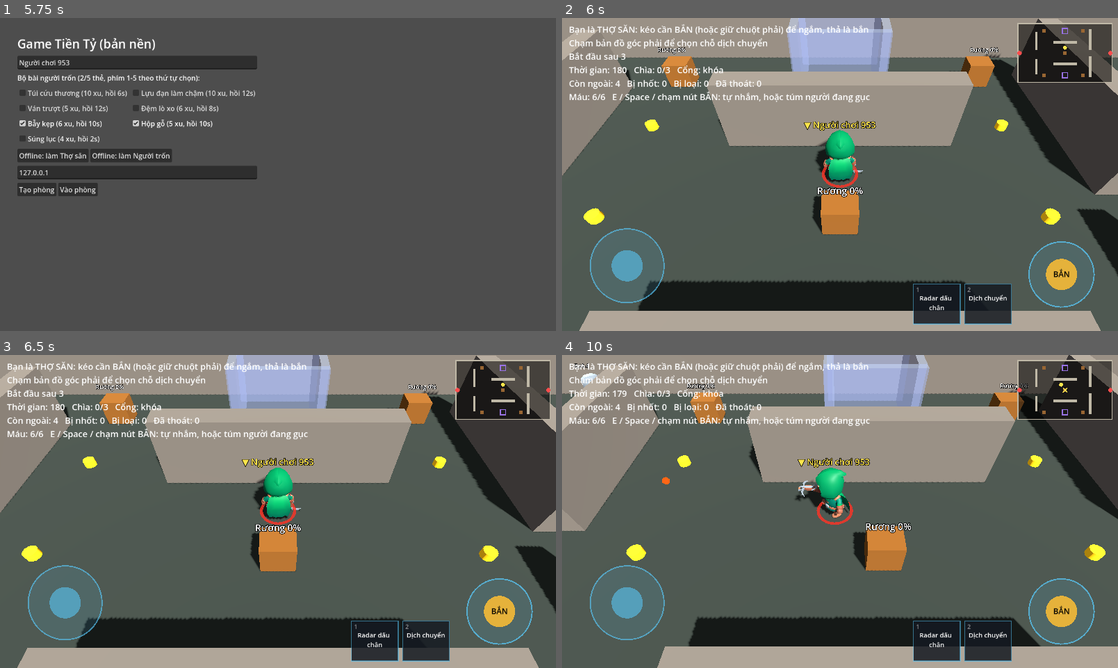
Above: before the commit, frames 1-4 (two rows, left to right).
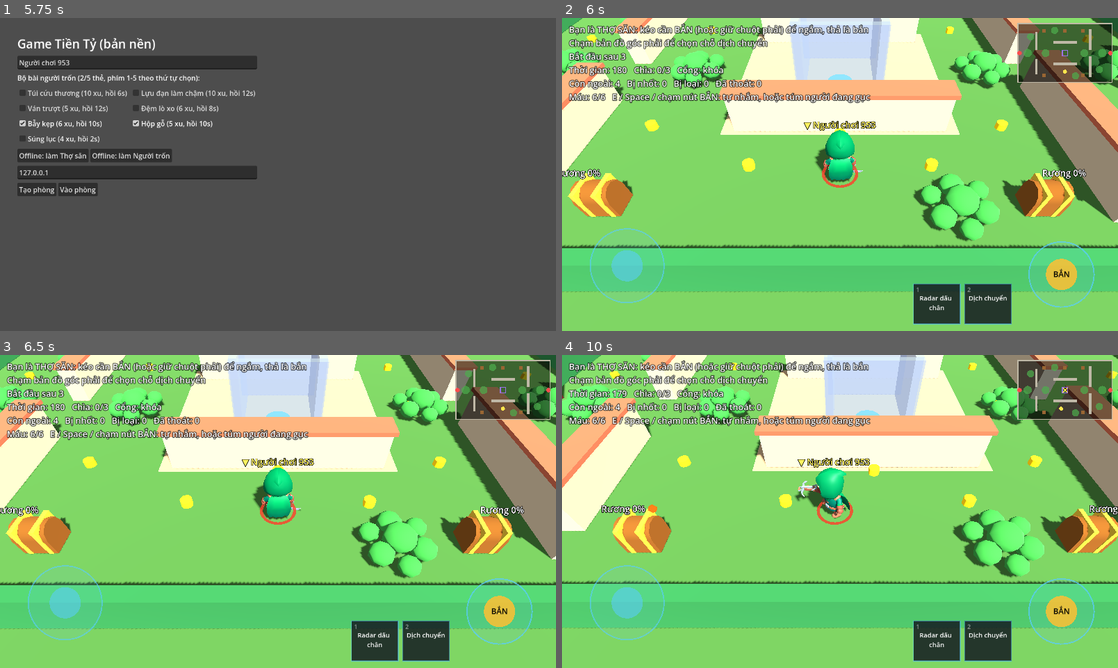
Above: after the commit, the same moments.

Repository: quanace11/gametienty
Game: Godot game, scene res://main.tscn
Same seed, same stepped clock (60 frames per second), same inputs: the game is played once before the commit and once after it.
Inputs (mouse positions are in pixels of both pictures, inside the frame that each line leads up to):
- Up to frame 1 (5.75 s): click "Túi cứu thương (10 xu, hồi 6s)" at 0.5 s; click "Lựu đạn làm chậm (10 xu, hồi …" at 1.25 s; click "Ván trượt (5 xu, hồi 12s)" at 2 s; click "Đệm lò xo (6 xu, hồi 8s)" at 2.75 s; click "Bẫy kẹp (6 xu, hồi 10s)" at 3.5 s; click "Hộp gỗ (5 xu, hồi 10s)" at 4.25 s; click "Súng lục (4 xu, hồi 2s)" at 5 s
- Up to frame 2 (6 s): click "Offline: làm Thợ săn" at 5.75 s
- Up to frame 3 (6.5 s): no input
- Up to frame 4 (10 s): drag from (1062, 389) to (895, 442) at 6.52 s; drag from (728, 527) to (812, 574) at 7.27 s; move the mouse to (895, 442) at 8.02 s; hold D (move_right) 8.03-8.75 s; tap Q at 8.1 s; drag from (812, 574) to (673, 464) at 8.77 s; move the mouse to (1006, 558) at 9.52 s; hold A (move_left) from 9.53 s (still down); tap F at 9.6 s; tap Space at 9.77 s

Frame 1 is identical in both runs. In frame 2, 95% of the frame differs, in the area x 0-100%, y 0-100%; in frame 3, 95%; in frame 4, 96%.

Commit message:
Hai nhân vật chibi, map chibi, nhà tù giữa map, bụi cây để nấp
- Thợ săn: KayKit Rogue_Hooded cầm nỏ; người trốn: KayKit Knight
- Map dựng bằng code theo phong cách chibi: sân cỏ, tường thấp mái ngói, hàng rào cây, cây
- Nhà tù dời ra chính giữa map
- Bụi cây: phe kia không thấy người nấp trừ khi đứng cùng bụi; server
  gửi snapshot riêng từng máy, người bị che gửi null

Co-Authored-By: Claude Opus 5.5 (1M context) <noreply@anthropic.com>
Claude-Session: https://claude.ai/code/session_01PZHPhokRVwCGpRS8Jn3sKo

Diff:
--- a/AI/bot_input_source.gd
+++ b/AI/bot_input_source.gd
@@ -235,8 +235,10 @@
 		func(c: Node3D) -> Vector2: return _flat(c.global_position))
 
 
+## Nhân vật bot này thấy được (người phe kia nấp trong bụi cây thì không thấy).
 func _entities() -> Array:
-	return entity.get_tree().get_nodes_in_group(GameTypes.GROUP_ENTITIES)
+	return entity.get_tree().get_nodes_in_group(GameTypes.GROUP_ENTITIES).filter(
+		func(e: EntityBase) -> bool: return GameState.can_see(entity.peer_id, e.peer_id))
 
 
 func _escapees_where(filter: Callable) -> Array:
--- a/Core/game_state.gd
+++ b/Core/game_state.gd
@@ -36,6 +36,9 @@
 var _aim_points := {} # chỉ server: id -> Vector3, điểm người chơi chọn trên minimap
 var _footprints := {} # chỉ server: id người trốn -> [Vector3 (y = elapsed lúc ghi)]
 var _footprint_timer := 0.0
+var _bush_of := {} # chỉ server: id -> chỉ số bụi cây đang đứng trong, -1 nếu không
+var _bushes: Array[Vector3] = [] # mọi máy: bụi cây của bản đồ (x, z, bán kính)
+var _bushes_loaded := false
 
 
 func _ready() -> void:
@@ -59,6 +62,9 @@
 	_aim_points.clear()
 	_footprints.clear()
 	_footprint_timer = 0.0
+	_bush_of.clear()
+	_bushes.clear()
+	_bushes_loaded = false
 	_world_applied = rules.world_dict()
 	_world_sent = _world_applied
 	EventBus.match_state_changed.emit(rules.state)
@@ -187,10 +193,40 @@
 			if e.peer_id == id:
 				e.global_position = rules.record(id).teleport_pos
 				e.velocity = Vector3.ZERO
+	for e: EntityBase in entities:
+		_bush_of[e.peer_id] = bush_at(e.global_position)
 	_footprint_timer -= get_physics_process_delta_time()
 	if _footprint_timer <= 0.0:
 		_footprint_timer = rules.config.footprint_interval
 		_record_footprints(entities)
+
+
+## Bụi cây chứa điểm `pos` (chỉ số trong MapBase.get_bushes()), -1 nếu không có. Mọi máy dùng được.
+func bush_at(pos: Vector3) -> int:
+	if not _bushes_loaded:
+		var map := get_tree().get_first_node_in_group(GameTypes.GROUP_MAP) as MapBase
+		if map == null:
+			return -1
+		_bushes = map.get_bushes()
+		_bushes_loaded = true
+	for i in _bushes.size():
+		var b := _bushes[i]
+		if Vector2(pos.x, pos.z).distance_to(Vector2(b.x, b.y)) <= b.z:
+			return i
+	return -1
+
+
+## Chỉ server: `viewer_id` có thấy `target_id` không. Đứng trong bụi cây thì
+## phe kia không thấy, trừ khi người nhìn đứng cùng bụi; đồng đội luôn thấy nhau.
+## Server không gửi vị trí người không thấy xuống máy đó (Match), bot và súng
+## tự nhắm cũng dùng hàm này.
+func can_see(viewer_id: int, target_id: int) -> bool:
+	if viewer_id == target_id or rules == null:
+		return true
+	var bush: int = _bush_of.get(target_id, -1)
+	if bush < 0 or rules.roles.get(viewer_id, -1) == rules.roles.get(target_id, -2):
+		return true
+	return _bush_of.get(viewer_id, -1) == bush
 
 
 ## Đạn tới nơi: trúng người đầu tiên (gần chỗ bắn nhất) mà đường đạn đi qua
--- a/Core/interfaces/entity_base.gd
+++ b/Core/interfaces/entity_base.gd
@@ -81,6 +81,12 @@
 	pass
 
 
+## Mọi máy: máy này không được thấy nhân vật này (đứng trong bụi cây phe kia).
+## Lớp con ẩn hình; Match gọi khi gói vị trí của nhân vật này không được gửi tới.
+func set_concealed(_concealed: bool) -> void:
+	pass
+
+
 ## Gọi trên mọi máy khi GameState đổi trạng thái nhân vật này.
 func _on_state_changed(_new_state: GameTypes.PlayerState) -> void:
 	pass
--- a/Core/interfaces/map_base.gd
+++ b/Core/interfaces/map_base.gd
@@ -20,6 +20,12 @@
 	return []
 
 
+## Bụi cây: Vector3(x, z, bán kính) trên mặt sàn. Ai đứng trong bụi thì phe
+## kia không thấy (GameState.can_see), trừ khi cũng đứng trong cùng bụi đó.
+func get_bushes() -> Array[Vector3]:
+	return []
+
+
 func get_hunter_spawn() -> Vector3:
 	return Vector3.ZERO
 
--- a/Core/match/match.gd
+++ b/Core/match/match.gd
@@ -81,6 +81,9 @@
 			entities[id].server_move(src, delta)
 			_server_use_items(entities[id])
 		GameState.server_after_move(entities.values())
+		if entities.has(_my_id): # chủ phòng / offline: tự ẩn người mình không được thấy
+			for id: int in entities:
+				entities[id].set_concealed(not GameState.can_see(_my_id, id))
 		GameState.flush(delta)
 		_send_snapshot(delta)
 	else:
@@ -103,7 +106,15 @@
 	var snap := {}
 	for id: int in entities:
 		snap[id] = entities[id].get_snapshot()
-	_snapshot.rpc(snap)
+	# Mỗi máy một gói: người máy đó không được thấy (trong bụi cây) gửi null, không lộ vị trí.
+	for peer in multiplayer.get_peers():
+		var mine := snap
+		for id: int in entities:
+			if not GameState.can_see(peer, id):
+				if mine == snap:
+					mine = snap.duplicate()
+				mine[id] = null
+		_snapshot.rpc_id(peer, mine)
 
 
 @rpc("any_peer", "unreliable_ordered")
@@ -122,4 +133,6 @@
 func _snapshot(snap: Dictionary) -> void:
 	for id: int in snap:
 		if entities.has(id):
-			entities[id].apply_snapshot(snap[id])
+			entities[id].set_concealed(snap[id] == null)
+			if snap[id] != null:
+				entities[id].apply_snapshot(snap[id])
--- a/Items/effects/pistol.gd
+++ b/Items/effects/pistol.gd
@@ -12,7 +12,7 @@
 	for node in user.get_tree().get_nodes_in_group(GameTypes.GROUP_ENTITIES):
 		var e := node as EntityBase
 		var d := user.flat_position().distance_to(e.flat_position())
-		if e.is_hunter() and d <= best_d:
+		if e.is_hunter() and d <= best_d and GameState.can_see(user.peer_id, e.peer_id): # nấp trong bụi thì không tự nhắm được
 			best_d = d
 			best = e
 	if best == null:
--- a/Items/effects/stun_grenade.gd
+++ b/Items/effects/stun_grenade.gd
@@ -17,7 +17,7 @@
 	for node in user.get_tree().get_nodes_in_group(GameTypes.GROUP_ENTITIES):
 		var e := node as EntityBase
 		var d := user.flat_position().distance_to(e.flat_position())
-		if e.is_hunter() and d <= best_d:
+		if e.is_hunter() and d <= best_d and GameState.can_see(user.peer_id, e.peer_id): # nấp trong bụi thì không tự nhắm được
 			best_d = d
 			target = e.global_position
 	return {"target_pos": target}
--- /dev/null
+++ b/Objects/bush.gd
@@ -0,0 +1,79 @@
+extends Node3D
+## Bụi cây chibi: chùm cầu xanh, không chặn đường. Ai đứng trong bụi thì phe
+## kia không thấy (luật ở GameState.can_see, server không gửi vị trí). Máy nào
+## có nhân vật của mình đứng trong bụi thì bụi đó trong mờ để còn thấy mình.
+
+const CHECK_INTERVAL := 0.1
+
+var index := 0 ## chỉ số trong MapBase.get_bushes()
+var radius := 1.4
+
+var _parts: Array[MeshInstance3D] = []
+var _see_through := false
+var _check_left := 0.0
+var _me: Node3D
+
+static var _leaf_mesh: SphereMesh
+static var _solid: StandardMaterial3D
+static var _faded: StandardMaterial3D
+
+
+func _ready() -> void:
+	_build_shared()
+	# Một cầu giữa + một vòng cầu quanh, cao thấp khác nhau cho giống bụi.
+	var count := 6
+	_add_leaf(Vector3(0, radius * 0.45, 0), radius * 0.85)
+	for i in count:
+		var a := TAU * i / count + 0.4
+		var r := radius * (0.6 + 0.1 * (i % 2))
+		_add_leaf(Vector3(cos(a) * r, radius * 0.3, sin(a) * r), radius * (0.55 + 0.1 * ((i + 1) % 2)))
+
+
+func _add_leaf(pos: Vector3, size: float) -> void:
+	var mi := MeshInstance3D.new()
+	mi.mesh = _leaf_mesh
+	mi.material_override = _solid
+	mi.position = pos
+	mi.scale = Vector3(size, size * 0.8, size)
+	add_child(mi)
+	_parts.append(mi)
+
+
+static func _build_shared() -> void:
+	if _leaf_mesh:
+		return
+	_leaf_mesh = SphereMesh.new()
+	_leaf_mesh.radius = 0.5
+	_leaf_mesh.height = 1.0
+	_leaf_mesh.radial_segments = 8
+	_leaf_mesh.rings = 4
+	_solid = StandardMaterial3D.new()
+	_solid.albedo_color = Color(0.3, 0.68, 0.3)
+	_faded = StandardMaterial3D.new()
+	_faded.albedo_color = Color(0.3, 0.68, 0.3, 0.35)
+	_faded.transparency = BaseMaterial3D.TRANSPARENCY_ALPHA
+
+
+func _process(delta: float) -> void:
+	_check_left -= delta
+	if _check_left > 0.0:
+		return
+	_check_left = CHECK_INTERVAL
+	var me := _my_node()
+	var inside := me != null and GameState.bush_at(me.global_position) == index
+	if inside == _see_through:
+		return
+	_see_through = inside
+	for mi in _parts:
+		mi.material_override = _faded if inside else _solid
+		mi.cast_shadow = GeometryInstance3D.SHADOW_CASTING_SETTING_OFF if inside else GeometryInstance3D.SHADOW_CASTING_SETTING_ON
+
+
+func _my_node() -> Node3D:
+	if is_instance_valid(_me):
+		return _me
+	var my_id := multiplayer.get_unique_id()
+	for node in get_tree().get_nodes_in_group(GameTypes.GROUP_ENTITIES):
+		if (node as EntityBase).peer_id == my_id:
+			_me = node as Node3D
+	return _me
--- a/Objects/maps/test_map.gd
+++ b/Objects/maps/test_map.gd
@@ -1,9 +1,12 @@
 extends MapBase
-## Bản đồ thử 32 x 20 m, dựng bằng khối hộp. Sau này thay bằng scene dựng
-## trong editor (GridMap / model), giữ nguyên các hàm của MapBase.
+## Bản đồ thử 32 x 20 m, phong cách chibi dựng bằng code: sân cỏ, quảng trường
+## lát gạch ở giữa, tường thấp màu kem mái ngói, hàng rào cây ở viền, nhà tù ở
+## chính giữa, bụi cây để nấp, cây trang trí ngoài viền. Sau này có thể thay
+## bằng scene dựng trong editor, giữ nguyên các hàm của MapBase.
 
 const SIZE := Vector2(32, 20) # x, z
-const WALL_HEIGHT := 2.5
+const WALL_HEIGHT := 1.5 # tường thấp kiểu chibi, camera nhìn qua được (vẫn cao hơn đường đạn 1.1 m)
+const CAP := 0.15 # mái ngói trên đầu tường
 ## Tường trên mặt sàn: Rect2(x, z, rộng theo x, sâu theo z), đơn vị mét.
 const WALLS := [
 	# Viền
@@ -16,13 +19,18 @@
 ]
 ## 5 rương, cần mở 3 (MatchConfig.safes_required).
 const SAFES := [
-	Vector3(9, 0, 2.6), Vector3(22, 0, 2.6), Vector3(16, 0, 10), Vector3(9, 0, 17.4), Vector3(22, 0, 17.4),
+	Vector3(9, 0, 2.6), Vector3(22, 0, 2.6), Vector3(16, 0, 2.6), Vector3(9, 0, 17.4), Vector3(22, 0, 17.4),
 ]
 ## 2 cổng ở hai đầu đối diện.
 const EXIT_GATES := [Vector3(0.8, 0, 10), Vector3(31.2, 0, 10)]
-## Nhà tù tường cao 3 m, chỉ đệm lò xo bay qua được.
-const PRISONS := [Vector3(16, 0, 2.6), Vector3(16, 0, 17.4)]
-const HUNTER_SPAWN := Vector3(16, 0.05, 8.2)
+## Một nhà tù ở chính giữa, tường cao 3 m, chỉ đệm lò xo bay qua được.
+const PRISONS := [Vector3(16, 0, 10)]
+## Bụi cây để nấp: Vector3(x, z, bán kính).
+const BUSHES: Array[Vector3] = [
+	Vector3(3.5, 10, 1.4), Vector3(28.5, 10, 1.4), Vector3(9.5, 10, 1.3), Vector3(22.5, 10, 1.3),
+	Vector3(12.5, 2.4, 1.2), Vector3(19.5, 17.6, 1.2), Vector3(27.5, 15.5, 1.2), Vector3(4.5, 4.5, 1.2),
+]
+const HUNTER_SPAWN := Vector3(16, 0.05, 16.2)
 const ESCAPEE_SPAWNS: Array[Vector3] = [
 	Vector3(3, 0.05, 3), Vector3(3, 0.05, 17), Vector3(29, 0.05, 3), Vector3(29, 0.05, 17),
 ]
@@ -39,13 +47,36 @@
 const ExitGateScript = preload("res://Objects/exit_gate.gd")
 const PrisonScript = preload("res://Objects/prison.gd")
 const CoinScript = preload("res://Objects/coin.gd")
-
+const BushScript = preload("res://Objects/bush.gd")
+
+const GRASS := Color(0.34, 0.54, 0.26)
+const PLAZA := Color(0.8, 0.68, 0.5)
+const WALL := Color(0.9, 0.8, 0.62)
+const ROOF := Color(0.86, 0.46, 0.32)
+const HEDGE := Color(0.24, 0.55, 0.3)
+const TRUNK := Color(0.55, 0.36, 0.2)
+const LEAVES := Color(0.33, 0.72, 0.35)
+
+var _materials := {} # màu -> material dùng chung
 
 func _ready() -> void:
-	_add_box(Vector3(SIZE.x / 2, -0.1, SIZE.y / 2), Vector3(SIZE.x, 0.2, SIZE.y), Color(0.22, 0.25, 0.22))
-	for r: Rect2 in WALLS:
+	# Sân cỏ rộng hơn bản đồ một chút, quảng trường lát gạch quanh nhà tù.
+	_add_box(Vector3(SIZE.x / 2, -0.1, SIZE.y / 2), Vector3(SIZE.x + 8, 0.2, SIZE.y + 8), GRASS)
+	_add_mesh(Vector3(16, 0.005, 10), Vector3(9, 0.01, 8.4), PLAZA)
+	for i in WALLS.size():
+		var r: Rect2 = WALLS[i]
 		var center := r.get_center()
-		_add_box(Vector3(center.x, WALL_HEIGHT / 2, center.y), Vector3(r.size.x, WALL_HEIGHT, r.size.y), Color(0.5, 0.47, 0.42))
+		var border := i < 4 # 4 cạnh viền là hàng rào cây
+		_add_box(Vector3(center.x, WALL_HEIGHT / 2, center.y), Vector3(r.size.x, WALL_HEIGHT, r.size.y), HEDGE if border else WALL)
+		if not border:
+			_add_mesh(Vector3(center.x, WALL_HEIGHT + CAP / 2, center.y), Vector3(r.size.x + 0.2, CAP, r.size.y + 0.2), ROOF)
+	for i in BUSHES.size():
+		var bush: Node3D = BushScript.new()
+		bush.index = i
+		bush.radius = BUSHES[i].z
+		bush.position = Vector3(BUSHES[i].x, 0, BUSHES[i].y)
+		add_child(bush)
+	_add_trees()
 	for i in SAFES.size():
 		var safe: Interactable = SafeScript.new()
 		safe.interactable_id = i
@@ -65,9 +96,61 @@
 		var prison: Prison = PrisonScript.new()
 		prison.interactable_id = i
 		prison.position = PRISONS[i]
-		prison.exit_side = Vector3(0, 0, signf(SIZE.y / 2 - PRISONS[i].z)) # đệm trong tù bắn người về giữa bản đồ
+		prison.exit_side = Vector3(0, 0, 1) # đệm trong tù bắn người ra phía nam
 		add_child(prison)
 	_add_lighting()
+
+
+## Cây trang trí ngoài viền (không va chạm, không ảnh hưởng luật).
+func _add_trees() -> void:
+	var trunk := CylinderMesh.new()
+	trunk.top_radius = 0.18
+	trunk.bottom_radius = 0.25
+	trunk.height = 1.2
+	trunk.radial_segments = 6
+	trunk.material = _material(TRUNK)
+	var crown := SphereMesh.new()
+	crown.radius = 1.0
+	crown.height = 1.8
+	crown.radial_segments = 8
+	crown.rings = 4
+	crown.material = _material(LEAVES)
+	for x in range(-2, 36, 5):
+		for z: float in [-2.2]: # chỉ phía bắc: phía nam gần camera, cây sẽ che màn hình
+			_add_tree(Vector3(x, 0, z), trunk, crown)
+	for z in range(3, 20, 6):
+		for x: float in [-2.2, SIZE.x + 2.2]:
+			_add_tree(Vector3(x, 0, z), trunk, crown)
+
+
+func _add_tree(pos: Vector3, trunk: Mesh, crown: Mesh) -> void:
+	var t := MeshInstance3D.new()
+	t.mesh = trunk
+	t.position = pos + Vector3(0, 0.6, 0)
+	add_child(t)
+	var c := MeshInstance3D.new()
+	c.mesh = crown
+	c.position = pos + Vector3(0, 1.9, 0)
+	add_child(c)
+
+
+## Khối chỉ để nhìn (không va chạm).
+func _add_mesh(center: Vector3, size: Vector3, color: Color) -> void:
+	var mesh := BoxMesh.new()
+	mesh.size = size
+	mesh.material = _material(color)
+	var mi := MeshInstance3D.new()
+	mi.mesh = mesh
+	mi.position = center
+	add_child(mi)
+
+
+func _material(color: Color) -> StandardMaterial3D:
+	if not _materials.has(color):
+		var m := StandardMaterial3D.new()
+		m.albedo_color = color
+		_materials[color] = m
+	return _materials[color]
 
 
 func _add_box(center: Vector3, size: Vector3, color: Color) -> void:
@@ -80,9 +163,7 @@
 	body.add_child(shape)
 	var mesh := BoxMesh.new()
 	mesh.size = size
-	var mat := StandardMaterial3D.new()
-	mat.albedo_color = color
-	mesh.material = mat
+	mesh.material = _material(color)
 	var mi := MeshInstance3D.new()
 	mi.mesh = mesh
 	body.add_child(mi)
@@ -93,13 +174,15 @@
 	var sun := DirectionalLight3D.new()
 	sun.rotation_degrees = Vector3(-55, 30, 0)
 	sun.shadow_enabled = true
+	sun.light_energy = 0.6
 	add_child(sun)
 	var env := Environment.new()
 	env.background_mode = Environment.BG_COLOR
-	env.background_color = Color(0.1, 0.11, 0.13)
+	env.background_color = Color(0.55, 0.78, 0.95) # trời xanh
 	env.ambient_light_source = Environment.AMBIENT_SOURCE_COLOR
-	env.ambient_light_color = Color(0.6, 0.6, 0.65)
-	env.ambient_light_energy = 0.6
+	env.ambient_light_color = Color(0.8, 0.82, 0.9)
+	env.ambient_light_energy = 0.35
+	env.tonemap_mode = Environment.TONE_MAPPER_FILMIC # màu đỡ cháy dưới nắng
 	var world_env := WorldEnvironment.new()
 	world_env.environment = env
 	add_child(world_env)
@@ -123,6 +206,10 @@
 
 func get_bounds() -> Rect2:
 	return Rect2(Vector2.ZERO, SIZE)
+
+
+func get_bushes() -> Array[Vector3]:
+	return BUSHES
 
 
 func get_walls() -> Array[Rect2]:
--- a/Objects/safe.gd
+++ b/Objects/safe.gd
@@ -17,6 +17,8 @@
 var _label: Label3D
 var _alert: MeshInstance3D
 var _alert_left := 0.0
+
+static var _band_mesh: BoxMesh # đai vàng dùng chung cho mọi rương
 
 
 func _ready() -> void:
@@ -40,15 +42,38 @@
 	body.add_child(body_shape)
 	add_child(body)
 
+	# Rương chibi: thân gỗ (đổi màu theo tiến độ), nắp tròn, đai vàng.
 	_material = StandardMaterial3D.new()
 	_material.albedo_color = Color(0.6, 0.38, 0.15)
-	var mesh := BoxMesh.new()
-	mesh.size = SIZE
-	mesh.material = _material
+	var base := BoxMesh.new()
+	base.size = Vector3(SIZE.x, SIZE.y * 0.6, SIZE.z)
+	base.material = _material
 	var mi := MeshInstance3D.new()
-	mi.mesh = mesh
-	mi.position.y = SIZE.y / 2
+	mi.mesh = base
+	mi.position.y = SIZE.y * 0.3
 	add_child(mi)
+	var lid := CylinderMesh.new()
+	lid.top_radius = SIZE.z / 2
+	lid.bottom_radius = SIZE.z / 2
+	lid.height = SIZE.x
+	lid.radial_segments = 10
+	lid.material = _material
+	var lid_mi := MeshInstance3D.new()
+	lid_mi.mesh = lid
+	lid_mi.rotation.z = PI / 2
+	lid_mi.position.y = SIZE.y * 0.6
+	add_child(lid_mi)
+	if _band_mesh == null:
+		_band_mesh = BoxMesh.new()
+		_band_mesh.size = Vector3(0.14, SIZE.y * 0.62 + SIZE.z / 2, SIZE.z + 0.04)
+		var gold := StandardMaterial3D.new()
+		gold.albedo_color = Color(1.0, 0.8, 0.25)
+		_band_mesh.material = gold
+	for x: float in [-SIZE.x * 0.3, SIZE.x * 0.3]:
+		var b := MeshInstance3D.new()
+		b.mesh = _band_mesh
+		b.position = Vector3(x, _band_mesh.size.y / 2, 0)
+		add_child(b)
 
 	_label = Label3D.new()
 	_label.billboard = BaseMaterial3D.BILLBOARD_ENABLED
--- a/Player/player_character.gd
+++ b/Player/player_character.gd
@@ -12,7 +12,7 @@
 ## tung (server_launch) khi giẫm đệm lò xo.
 ## Mọi quyết định đúng/sai nằm ở GameState; file này chỉ chọn điểm ngắm và vị trí.
 ## Hình: nhân vật chibi KayKit Adventurers (CC0, Player/models/), thợ săn là
-## Rogue trùm đầu cầm nỏ, người trốn là Knight / Mage / Rogue / Barbarian.
+## Rogue trùm đầu cầm nỏ (vòng đỏ dưới chân), người trốn là hiệp sĩ Knight.
 ## Animation chọn trên mọi máy theo trạng thái + tốc độ, không gửi qua mạng.
 
 const HUNTER_SPEED := 4.8 # m/s
@@ -33,10 +33,7 @@
 const BEAM_HEIGHT := 1.1 # ngang nòng súng (GameState.SHOT_HEIGHT), để raycast luồng ngắm
 
 const HUNTER_MODEL := "res://Player/models/rogue_hooded.glb"
-const ESCAPEE_MODELS := [
-	"res://Player/models/knight.glb", "res://Player/models/mage.glb",
-	"res://Player/models/rogue.glb", "res://Player/models/barbarian.glb",
-]
+const ESCAPEE_MODEL := "res://Player/models/knight.glb"
 const HUNTER_PROP := "1H_Crossbow" # đồ cầm tay duy nhất được giữ lại (nỏ của thợ săn)
 const MODEL_SCALE := 0.72 # model KayKit cao ~2.4 m, thu về ~1.75 m
 const LOOP_ANIMS := ["Idle", "Running_A", "Lie_Idle", "Sit_Floor_Idle", "Jump_Idle"]
@@ -50,6 +47,7 @@
 var _oneshot_left := 0.0 # đang phát anim một lần (bắn, bị trúng, ném)
 var _last_pos := Vector3.ZERO
 var _speed := 0.0 # m/s trên mặt sàn, đo từ vị trí (client không có velocity thật)
+var _concealed := false # máy này không được thấy (đứng trong bụi cây phe kia)
 var _air_velocity := Vector3.ZERO # chỉ server: đang bay vì đệm lò xo
 var _flying := false
 
@@ -103,7 +101,7 @@
 
 
 func _build_model() -> void:
-	var path: String = HUNTER_MODEL if is_hunter() else ESCAPEE_MODELS[absi(peer_id) % ESCAPEE_MODELS.size()]
+	var path := HUNTER_MODEL if is_hunter() else ESCAPEE_MODEL
 	var model: Node3D = (load(path) as PackedScene).instantiate()
 	model.scale = Vector3.ONE * MODEL_SCALE * (1.1 if is_hunter() else 1.0)
 	model.rotation.y = PI # model nhìn về +Z, nhân vật nhìn về -Z
@@ -247,7 +245,7 @@
 	var best_d := cfg.rifle_range
 	for node in get_tree().get_nodes_in_group(GameTypes.GROUP_ENTITIES):
 		var e := node as EntityBase
-		if e == self or not rules.is_hittable(e.peer_id):
+		if e == self or not rules.is_hittable(e.peer_id) or not GameState.can_see(peer_id, e.peer_id):
 			continue
 		var to := e.global_position - global_position
 		to.y = 0.0
@@ -389,9 +387,19 @@
 	rotation.y = lerp_angle(rotation.y, _target_yaw, t)
 
 
-func _on_state_changed(new_state: GameTypes.PlayerState) -> void:
-	visible = new_state != GameTypes.PlayerState.ESCAPED and new_state != GameTypes.PlayerState.ELIMINATED
+func _on_state_changed(_new_state: GameTypes.PlayerState) -> void:
+	_refresh_visible()
 	_oneshot_left = 0.0 # đổi trạng thái (gục, bị nhốt...) thì bỏ anim đang phát dở
+
+
+func set_concealed(concealed: bool) -> void:
+	if concealed != _concealed:
+		_concealed = concealed
+		_refresh_visible()
+
+
+func _refresh_visible() -> void:
+	visible = not _concealed and state != GameTypes.PlayerState.ESCAPED and state != GameTypes.PlayerState.ELIMINATED
 
 
 func _on_hit(id: int, _attacker_id: int, _hp_left: int) -> void:
--- a/UI/hud.gd
+++ b/UI/hud.gd
@@ -16,6 +16,8 @@
 	_label = Label.new()
 	_label.position = Vector2(16, 12)
 	_label.add_theme_font_size_override("font_size", 20)
+	_label.add_theme_constant_override("outline_size", 6) # viền đen cho dễ đọc trên nền cỏ sáng
+	_label.add_theme_color_override("font_outline_color", Color(0, 0, 0, 0.8))
 	add_child(_label)
 	add_child(QteRing.new())
 	add_child(TouchControls.new())
--- a/UI/minimap.gd
+++ b/UI/minimap.gd
@@ -13,9 +13,11 @@
 const ALLY_OUT := Color(0.5, 0.5, 0.5)
 const PRISON := Color(0.6, 0.45, 0.9)
 const STEP := Color(1, 0.3, 0.3)
+const BUSH := Color(0.3, 0.68, 0.3, 0.7)
 
 var _bounds := Rect2()
 var _walls: Array[Rect2] = []
+var _bushes: Array[Vector3] = []
 var _scale := 1.0
 var _redraw_left := 0.0
 var _footprints := PackedVector3Array() # x, z: vị trí; y: tuổi (giây) lúc nhận
@@ -44,6 +46,7 @@
 			return
 		_bounds = map.get_bounds()
 		_walls = map.get_walls()
+		_bushes = map.get_bushes()
 		_scale = WIDTH / _bounds.size.x
 		custom_minimum_size = _bounds.size * _scale
 		size = custom_minimum_size
@@ -58,6 +61,8 @@
 	draw_rect(Rect2(Vector2.ZERO, size), BG)
 	for w in _walls:
 		draw_rect(Rect2(_to_map(w.position), w.size * _scale), WALL)
+	for b in _bushes:
+		draw_circle(_to_map(Vector2(b.x, b.y)), b.z * _scale, BUSH)
 	for node in get_tree().get_nodes_in_group(GameTypes.GROUP_PRISONS):
 		draw_rect(Rect2(_at(node) - Vector2(6, 6), Vector2(12, 12)), PRISON, false, 2.0)
 	for node in get_tree().get_nodes_in_group(GameTypes.GROUP_SAFES):
Not shown, added: Objects/bush.gd.uid
Binary file removed: Player/models/barbarian.glb
Binary file removed: Player/models/barbarian_barbarian_texture.png
Binary file removed: Player/models/mage.glb
Binary file removed: Player/models/mage_mage_texture.png
Binary file removed: Player/models/rogue.glb
Binary file removed: Player/models/rogue_rogue_texture.png
Binary file changed: docs/screenshot.png
Not shown, changed: CLAUDE.md
Not shown, changed: docs/LUAT_TRAN.md
